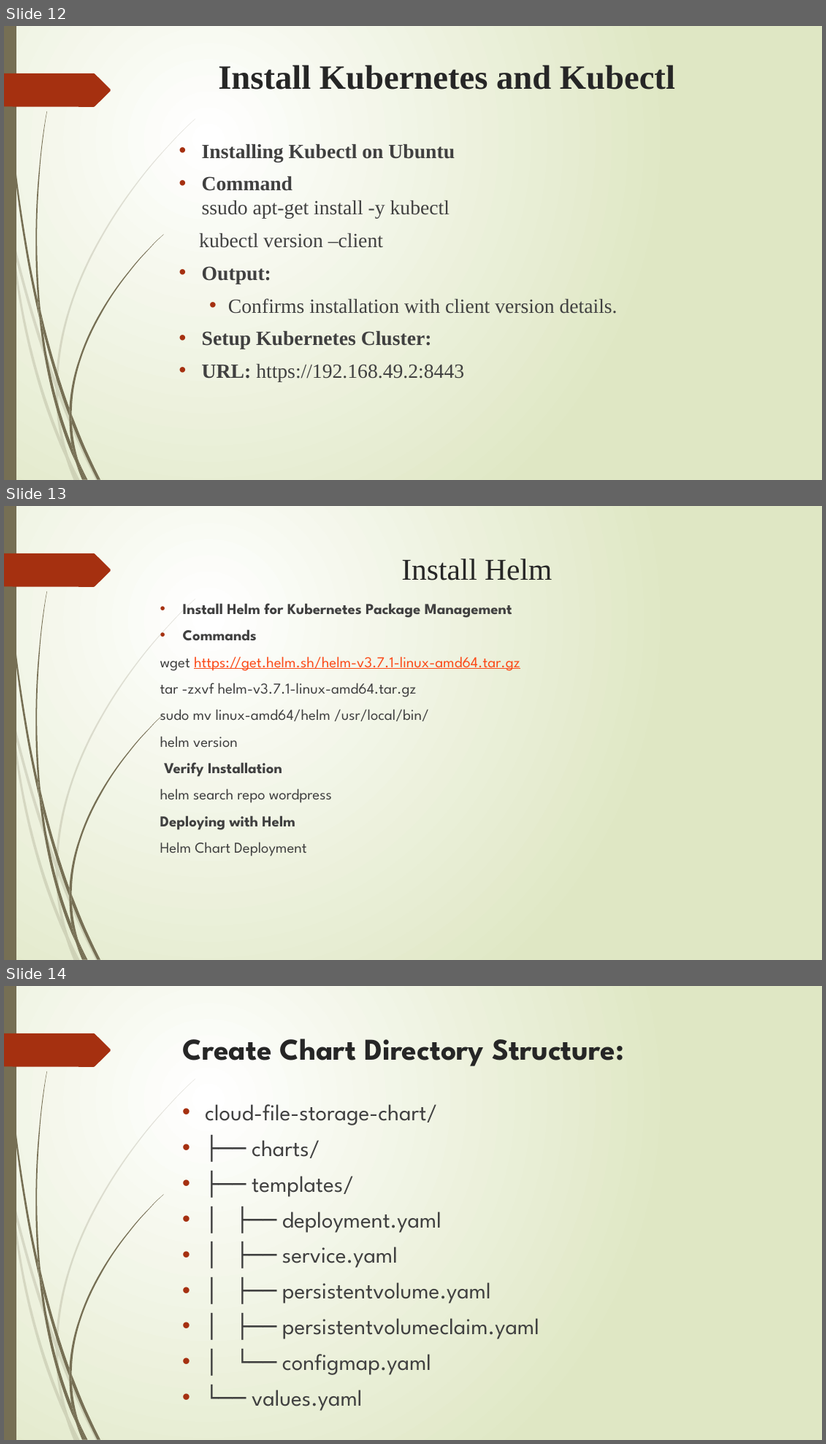
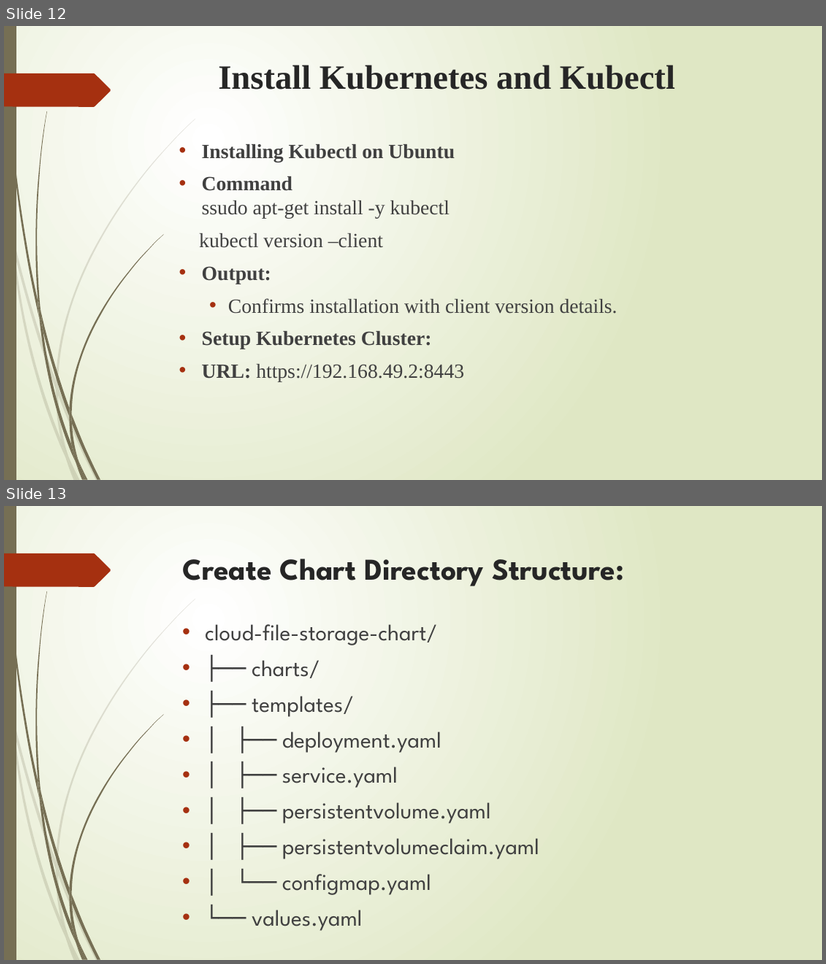
Before and after one commit to mubasharshahzad64/Statistical_Methods_Final_Project_2024, a slide deck: SHAHZAD_Statistics_Presentation.pptx. Shown one above the other, each under a label of ours: slides 12, 13 and 14 before the commit, slides 12 and 13 after it. The pictures are 826x1444 and 826x964 pixels, drawn with LibreOffice and Linux fonts; fonts in the diff are those of the drawing; background and template pictures are left out. Boxes give left, top, right and bottom in pixels: in the first picture for what was removed or moved away, otherwise in the second. Text is boxed around its words. In the diff, an @@ line names an element or a change of style, - is before the commit and + after.

```diff
--- a/SHAHZAD_Statistics_Presentation.pptx
+++ b/SHAHZAD_Statistics_Presentation.pptx
@@ slide 13 removed at [4,506,822,960], background picture (left out); not listed: 24 template elements that a slide beside it also shows @@
@@ title removed at [401,559,552,580] @@
-Install Helm
@@ text removed at [160,603,519,856] @@
-• Install Helm for Kubernetes Package Management
-• Commands
-wget https://get.helm.sh/helm-v3.7.1-linux-amd64.tar.gz
-tar -zxvf helm-v3.7.1-linux-amd64.tar.gz
-sudo mv linux-amd64/helm /usr/local/bin/
-helm version
-Verify Installation
-helm search repo wordpress
-Deploying with Helm
-Helm Chart Deployment
@@ what was slide 14 is now slide 13 @@
```
Also in this commit, not shown: 1 slide changed, 7 slides added, 26 other files.
